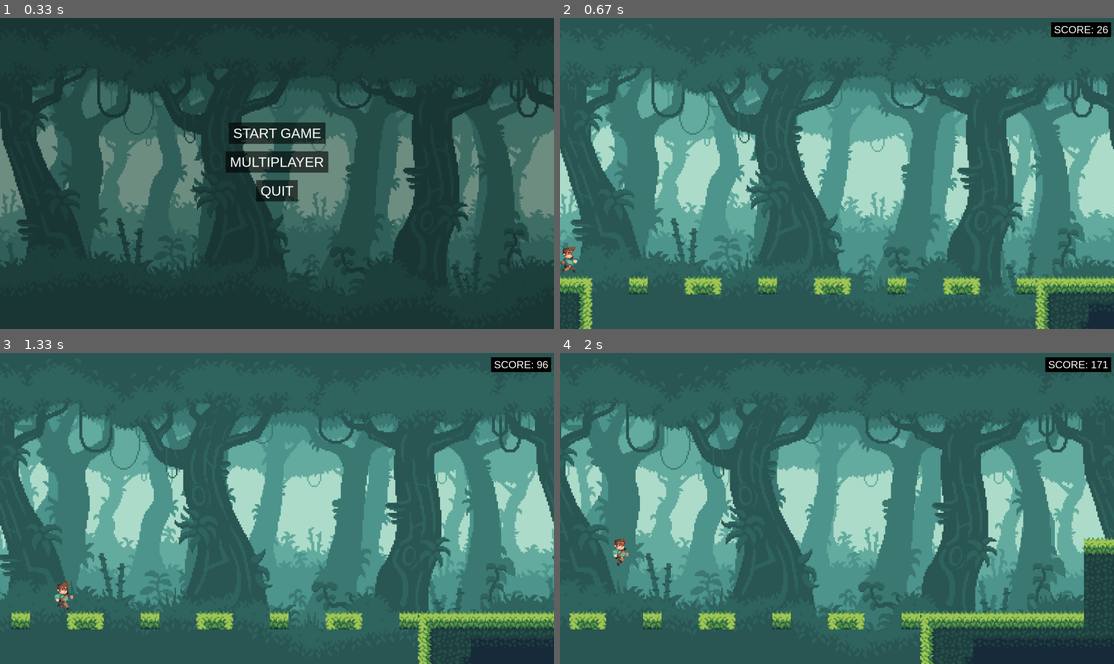
Above: before the commit, frames 1-4 (two rows, left to right).
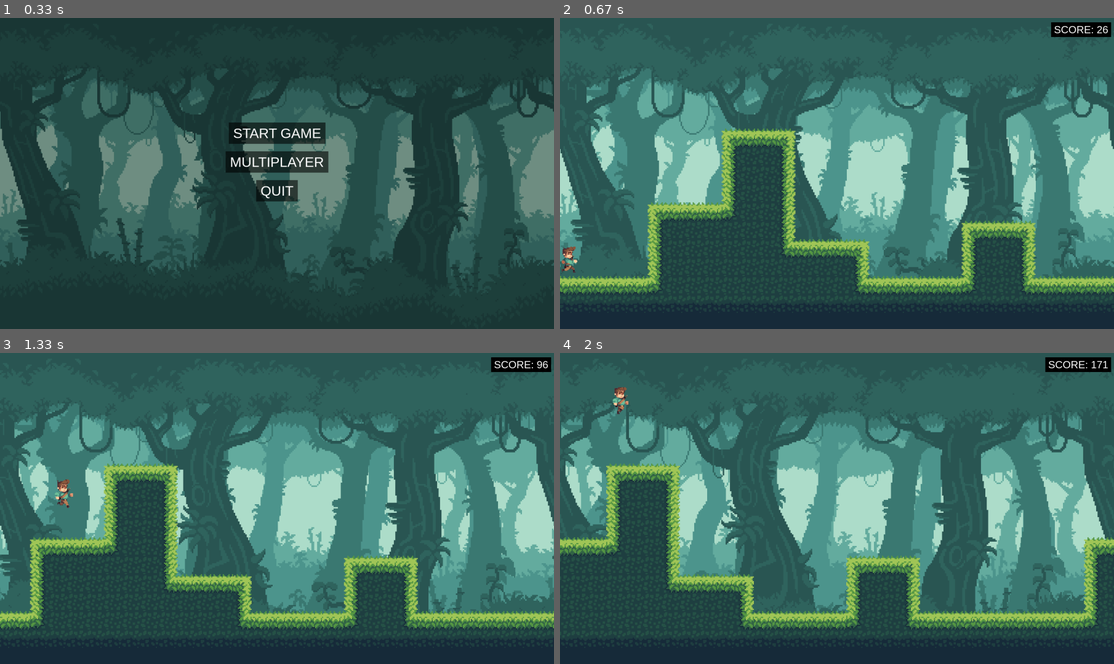
Above: after the commit, the same moments.

Repository: PyroJet1/Pygame-Multiplayer-Endless-Scroller
Game: pygame game, started from __main__.py
Two runs of this game, one before a commit and one after it. Both use one fixed random seed, a clock stepped at 60 frames per second and the inputs below.
Inputs:
- Up to frame 1 (0.33 s): no input
- Up to frame 2 (0.67 s): click "START GAME" at 0.38 s
- Up to frame 3 (1.33 s): hold D 0.67-1.13 s; hold D from 1.17 s (still down); tap Space at 1.23 s
- Up to frame 4 (2 s): tap Space at 1.53, 1.73 s; release D at 1.63 s; hold A from 1.67 s (still down)

Frame 1 is identical in both runs. In frame 2, 21% of the frame differs, in the area x 0-96%, y 35-100%; in frame 3, 21%; in frame 4, 20%.

Commit message:
added more tiles updated tileset

Diff:
--- a/maps/map9.csv
+++ b/maps/map9.csv
@@ -4,14 +4,14 @@
 -1,-1,-1,-1,-1,-1,-1,-1,-1,-1,-1,-1,-1,-1,-1,-1,-1,-1,-1,-1,-1,-1,-1,-1,-1,-1,-1,-1,-1,-1
 -1,-1,-1,-1,-1,-1,-1,-1,-1,-1,-1,-1,-1,-1,-1,-1,-1,-1,-1,-1,-1,-1,-1,-1,-1,-1,-1,-1,-1,-1
 -1,-1,-1,-1,-1,-1,-1,-1,-1,-1,-1,-1,-1,-1,-1,-1,-1,-1,-1,-1,-1,-1,-1,-1,-1,-1,-1,-1,-1,-1
--1,-1,-1,-1,-1,-1,-1,-1,-1,-1,2,2,2,2,-1,-1,-1,-1,-1,-1,-1,-1,-1,-1,-1,-1,-1,-1,-1,-1
--1,-1,-1,-1,-1,-1,-1,-1,-1,-1,0,0,0,0,-1,-1,-1,-1,-1,-1,-1,-1,-1,-1,-1,-1,-1,-1,-1,-1
--1,-1,-1,-1,-1,-1,-1,-1,-1,-1,0,0,0,0,-1,-1,-1,-1,-1,-1,-1,-1,-1,-1,-1,-1,-1,-1,-1,-1
--1,-1,-1,-1,-1,-1,-1,-1,-1,-1,0,0,0,0,-1,-1,-1,-1,-1,-1,-1,-1,-1,-1,-1,-1,-1,-1,-1,-1
--1,-1,-1,-1,-1,-1,2,2,2,2,0,0,0,0,-1,-1,-1,-1,-1,-1,-1,-1,-1,-1,-1,-1,-1,-1,-1,-1
--1,-1,-1,-1,-1,-1,0,0,0,0,0,0,0,0,-1,-1,-1,-1,-1,-1,-1,-1,-1,2,2,2,2,-1,-1,-1
--1,-1,-1,-1,-1,-1,0,0,0,0,0,0,0,0,2,2,2,2,-1,-1,-1,-1,-1,0,0,0,0,-1,-1,-1
--1,-1,-1,-1,-1,-1,0,0,0,0,0,0,0,0,0,0,0,0,-1,-1,-1,-1,-1,0,0,0,0,-1,-1,-1
-2,2,2,2,2,2,0,0,0,0,0,0,0,0,0,0,0,0,2,2,2,2,2,0,0,0,0,2,2,2
+-1,-1,-1,-1,-1,-1,-1,-1,-1,-1,4,2,2,11,-1,-1,-1,-1,-1,-1,-1,-1,-1,-1,-1,-1,-1,-1,-1,-1
+-1,-1,-1,-1,-1,-1,-1,-1,-1,-1,5,0,0,9,-1,-1,-1,-1,-1,-1,-1,-1,-1,-1,-1,-1,-1,-1,-1,-1
+-1,-1,-1,-1,-1,-1,-1,-1,-1,-1,5,0,0,9,-1,-1,-1,-1,-1,-1,-1,-1,-1,-1,-1,-1,-1,-1,-1,-1
+-1,-1,-1,-1,-1,-1,-1,-1,-1,-1,5,0,0,9,-1,-1,-1,-1,-1,-1,-1,-1,-1,-1,-1,-1,-1,-1,-1,-1
+-1,-1,-1,-1,-1,-1,4,2,2,2,14,0,0,9,-1,-1,-1,-1,-1,-1,-1,-1,-1,-1,-1,-1,-1,-1,-1,-1
+-1,-1,-1,-1,-1,-1,5,0,0,0,0,0,0,9,-1,-1,-1,-1,-1,-1,-1,-1,-1,4,2,2,11,-1,-1,-1
+-1,-1,-1,-1,-1,-1,5,0,0,0,0,0,0,15,2,2,2,11,-1,-1,-1,-1,-1,5,0,0,9,-1,-1,-1
+-1,-1,-1,-1,-1,-1,5,0,0,0,0,0,0,0,0,0,0,9,-1,-1,-1,-1,-1,5,0,0,9,-1,-1,-1
+2,2,2,2,2,2,14,0,0,0,0,0,0,0,0,0,0,15,2,2,2,2,2,14,0,0,15,2,2,2
 7,7,7,7,7,7,7,7,7,7,7,7,7,7,7,7,7,7,7,7,7,7,7,7,7,7,7,7,7,7
 6,6,6,6,6,6,6,6,6,6,6,6,6,6,6,6,6,6,6,6,6,6,6,6,6,6,6,6,6,6
--- a/world.py
+++ b/world.py
@@ -17,6 +17,11 @@
         self.Left_wall = pygame.image.load("jungle-tileset/leftwall.png").convert_alpha()
         self.Right_corner = pygame.image.load("jungle-tileset/rightcorner.png").convert_alpha()
         self.Right_wall = pygame.image.load("jungle-tileset/rightwall.png").convert_alpha()
+        self.flipleft = pygame.image.load("jungle-tileset/90leftflip.png").convert_alpha()
+        self.flipright = pygame.image.load("jungle-tileset/90rightflip.png").convert_alpha()
+        self.left90 = pygame.image.load("jungle-tileset/90left.png").convert_alpha()
+        self.right90 = pygame.image.load("jungle-tileset/90right.png").convert_alpha()
+
 
         self.screen_width = self.screen.get_width()
 
@@ -35,7 +40,7 @@
 
         print(len(self.maps))
 
-        self.load_tiles(self.maps[random.randint(0,(len(self.maps) - 1))], self.GROUND_SPEED, 0)
+        self.load_tiles("maps/map9.csv", self.GROUND_SPEED, 0)
         self.load_tiles(self.maps[random.randint(0,(len(self.maps) - 1))], self.GROUND_SPEED, 1)
 
 
@@ -88,6 +93,15 @@
                     self.ground_sprites.add(Tile(self.Right_mud, (x * self.tile_size) + offset, y * self.tile_size, speed))
                 elif tile == '11':
                     self.ground_sprites.add(Tile(self.Right_corner, (x * self.tile_size) + offset, y * self.tile_size, speed))
+                elif tile == '12':
+                    self.ground_sprites.add(Tile(self.flipleft, (x * self.tile_size) + offset, y * self.tile_size, speed))
+                elif tile == '13':
+                    self.ground_sprites.add(Tile(self.flipright, (x * self.tile_size) + offset, y * self.tile_size, speed))
+                elif tile == '14':
+                    self.ground_sprites.add(Tile(self.left90, (x * self.tile_size) + offset, y * self.tile_size, speed))
+                elif tile == '15':
+                    self.ground_sprites.add(Tile(self.right90, (x * self.tile_size) + offset, y * self.tile_size, speed))
+
                 x += 1
             y += 1
         return map_data
Binary file added: jungle-tileset/90left.png
Binary file added: jungle-tileset/90leftflip.png
Binary file added: jungle-tileset/90right.png
Binary file added: jungle-tileset/90rightflip.png
Binary file changed: jungle-tileset/jungle_tileset64.png
